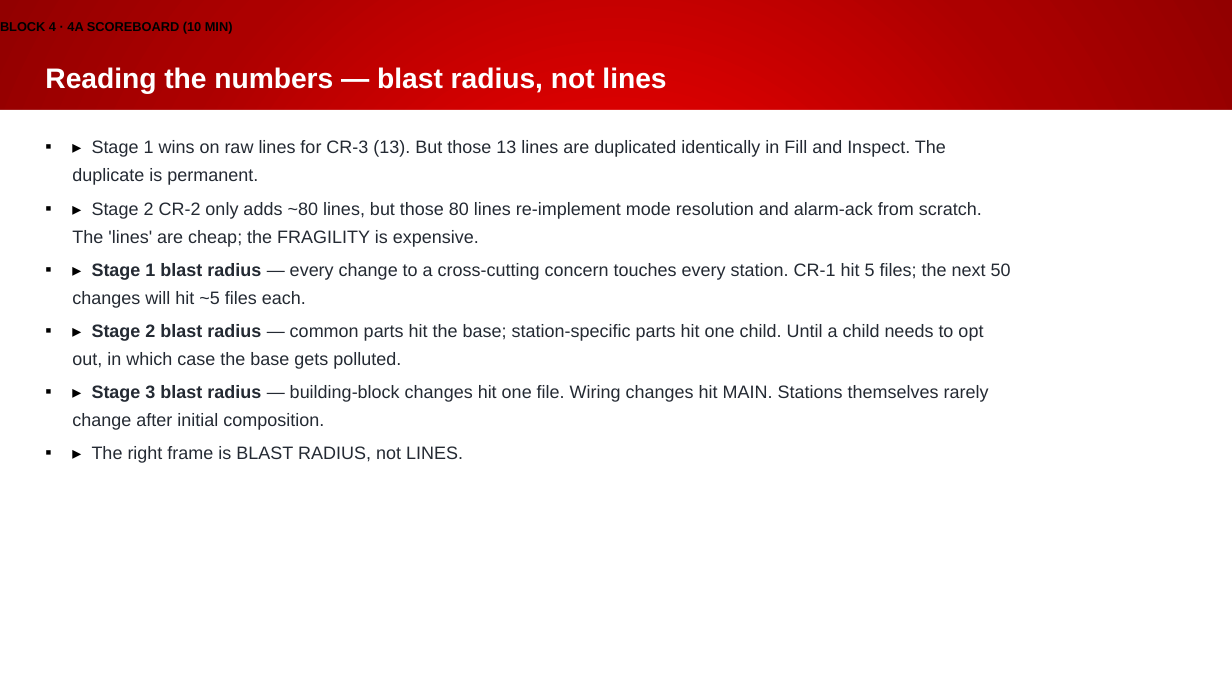
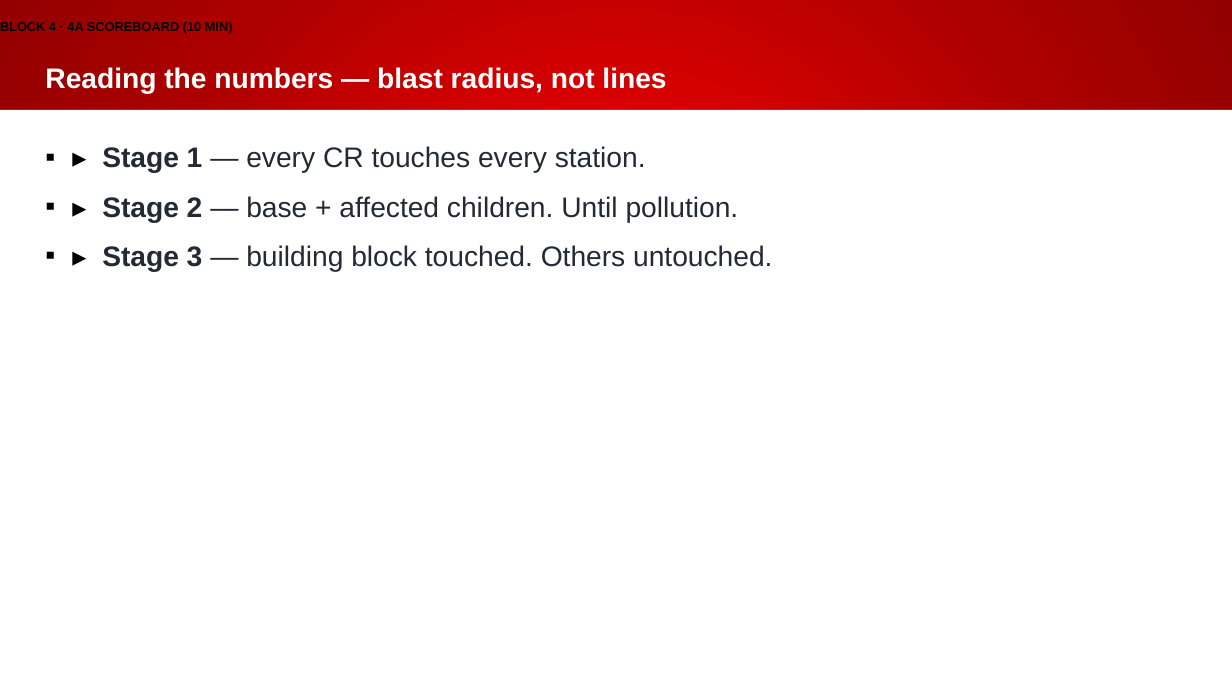
Before and after one commit to Beckhoff-USA-Community/Procedural_To_SOLID, a slide deck: slide 57 of presentation/NEM2026_workshop.pptx. Drawn at 1232x693 pixels with LibreOffice and Linux fonts; fonts in the diff are those of the drawing; background and template pictures are left out. Boxes give left, top, right and bottom in pixels: in the first picture for what was removed or moved away, otherwise in the second. Text is boxed around its words. In the diff, an @@ line names an element or a change of style, - is before the commit and + after.

```diff
--- a/presentation/NEM2026_workshop.pptx
+++ b/presentation/NEM2026_workshop.pptx
@@ text at bbox=[102, 146, 772, 272]: text changed; size 14 to 22 pt @@
-▪ ▸ Stage 1 wins on raw lines for CR-3 (13). But those 13 lines are duplicated identically in Fill and Inspect. The duplicate is permanent.
-▪ ▸ Stage 2 CR-2 only adds ~80 lines, but those 80 lines re-implement mode resolution and alarm-ack from scratch. The 'lines' are cheap; the FRAGILITY is expensive.
-▪ ▸ Stage 1 blast radius — every change to a cross-cutting concern touches every station. CR-1 hit 5 files; the next 50 changes will hit ~5 files each.
-▪ ▸ Stage 2 blast radius — common parts hit the base; station-specific parts hit one child. Until a child needs to opt out, in which case the base gets polluted.
-▪ ▸ Stage 3 blast radius — building-block changes hit one file. Wiring changes hit MAIN. Stations themselves rarely change after initial composition.
-▪ ▸ The right frame is BLAST RADIUS, not LINES.
+▪ ▸ Stage 1 — every CR touches every station.
+▪ ▸ Stage 2 — base + affected children. Until pollution.
+▪ ▸ Stage 3 — building block touched. Others untouched.
```
Also in this commit, not shown: 64 other slides changed, 1 other file.
